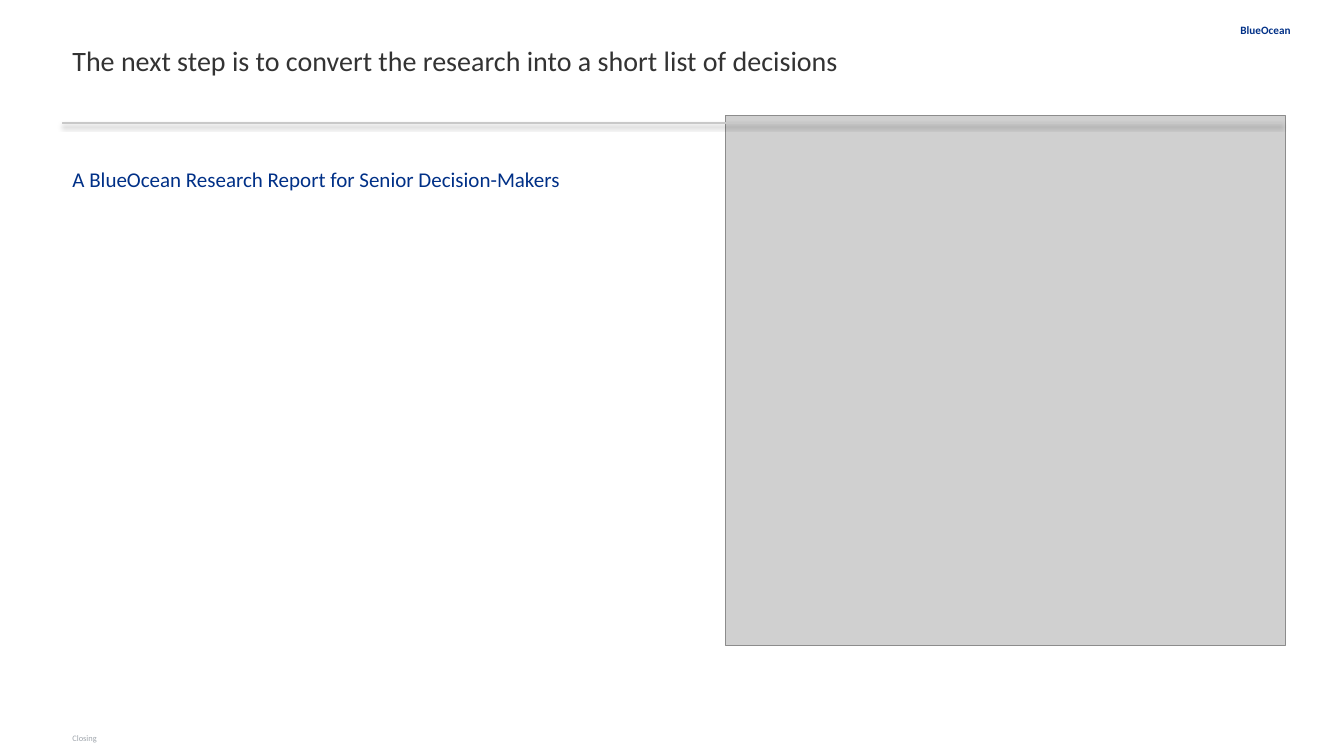
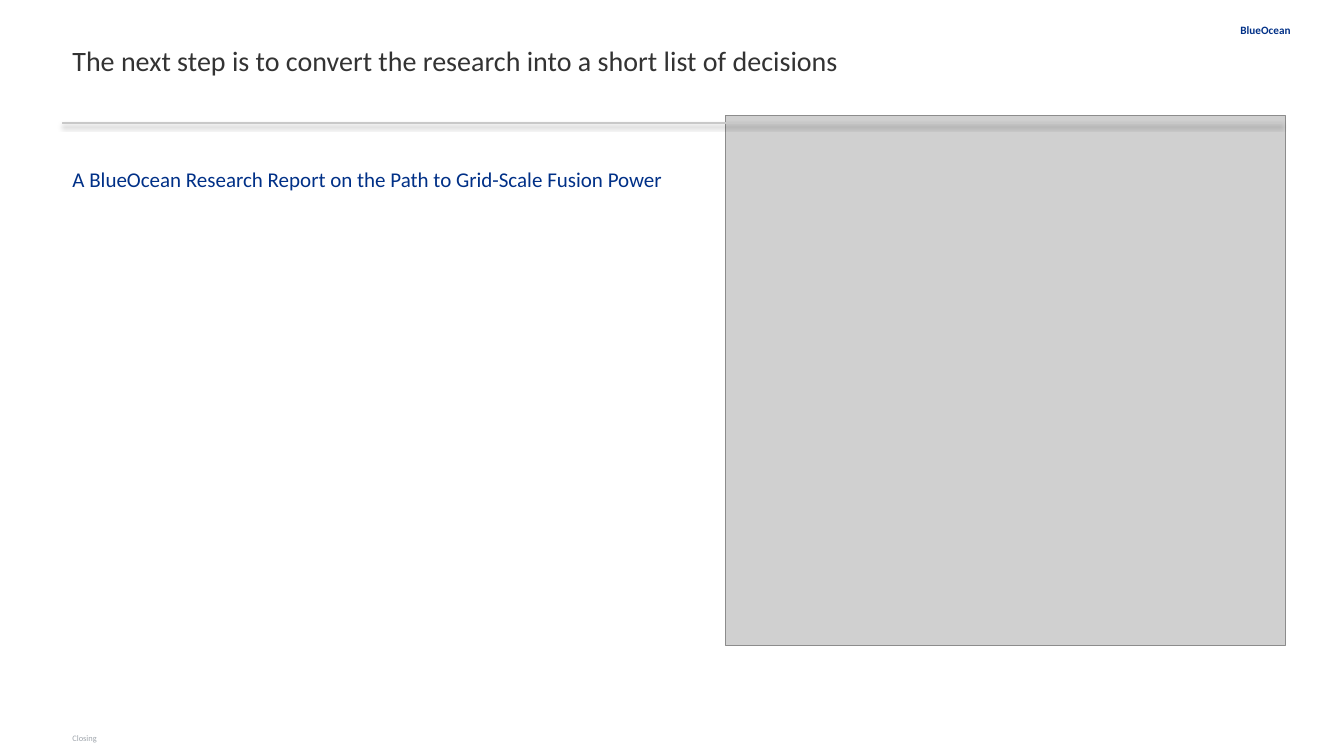
Before and after one commit to yt-feng/gen_rpt, a slide deck: slide 17 of reports/2026-05-14-nuclear-fusion-commercialization-outlook-and-strategic-impli/report.pptx (slide 20 before the commit). Drawn at 1344x756 pixels with LibreOffice and Linux fonts; fonts in the diff are those of the drawing; grey boxes stand for pictures. Boxes give left, top, right and bottom in pixels: in the first picture for what was removed or moved away, otherwise in the second. Text is boxed around its words. In the diff, an @@ line names an element or a change of style, - is before the commit and + after.

```diff
--- a/reports/2026-05-14-nuclear-fusion-commercialization-outlook-and-strategic-impli/report.pptx
+++ b/reports/2026-05-14-nuclear-fusion-commercialization-outlook-and-strategic-impli/report.pptx
@@ text at [72,172,662,191]: text changed @@
-A BlueOcean Research Report for Senior Decision-Makers
+A BlueOcean Research Report on the Path to Grid-Scale Fusion Power
```
Also in this commit, not shown: 8 other slides changed, 2 slides added, 5 slides removed, 49 other files.
